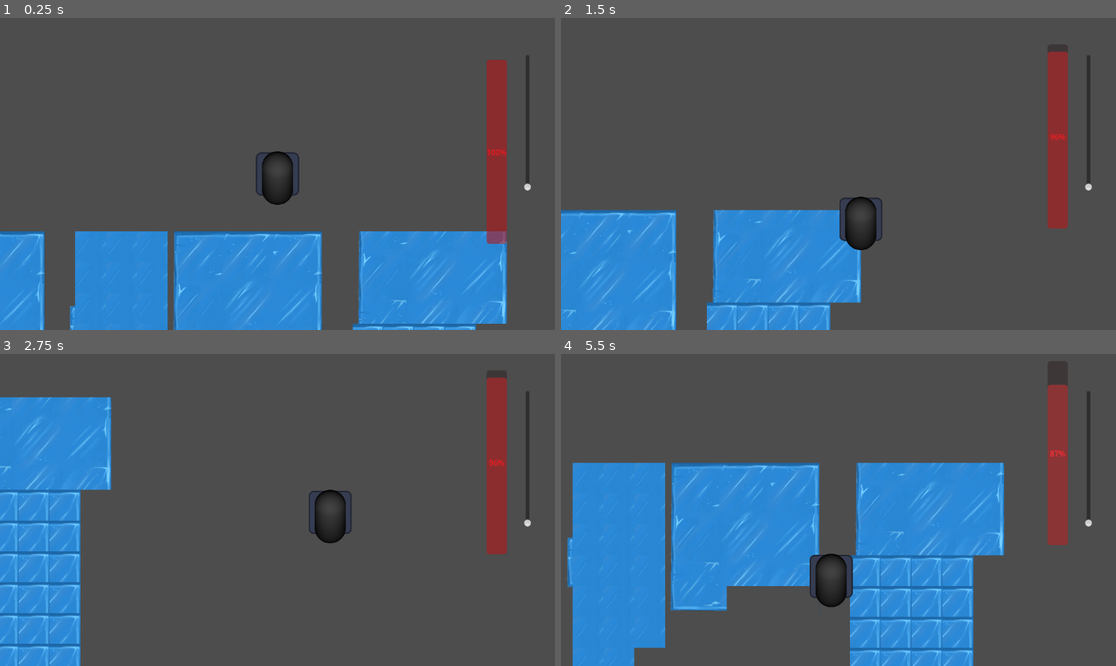
Above: before the commit, frames 1-4 (two rows, left to right).
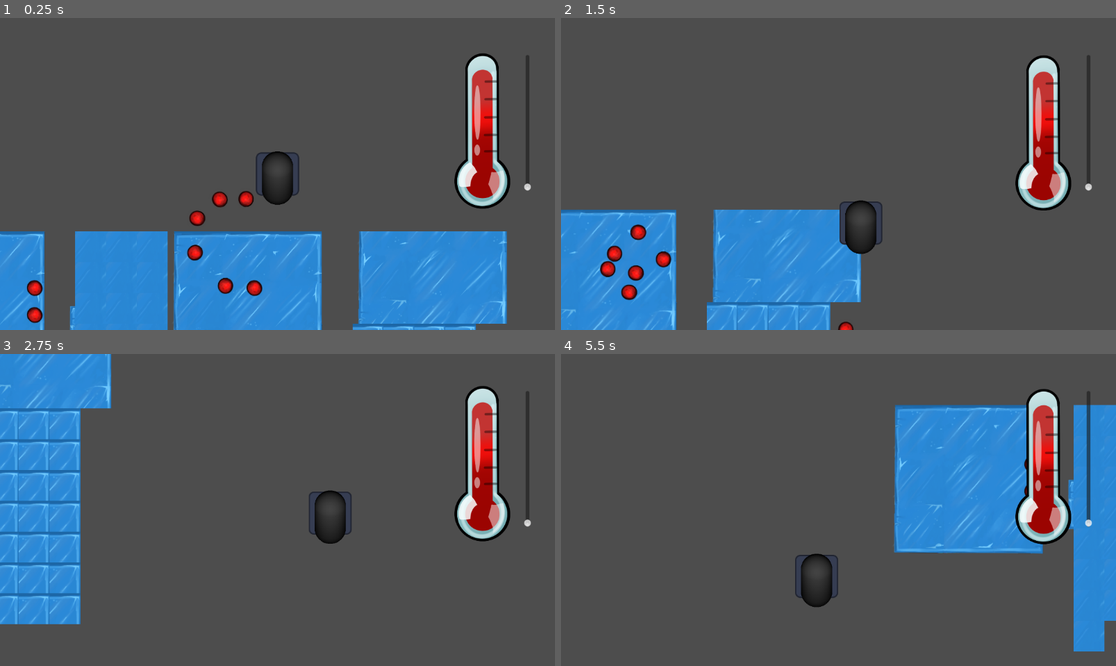
Above: after the commit, the same moments.

Repository: kacher12/peng-win
Game: Godot game, scene res://World.tscn
Two runs of this game, one before a commit and one after it. Both use one fixed random seed, a clock stepped at 60 frames per second and the inputs below. The engine's default icon, where the game draws it, is replaced by a stand-in: a white triangle on a blue panel in a dark square.
Inputs:
- Up to frame 1 (0.25 s): no input
- Up to frame 2 (1.5 s): hold D (right) 0.53-1.28 s; hold Space (dash) 0.53-1.28 s; hold S (down) from 1.28 s (still down); tap Space (dash) at 1.35 s
- Up to frame 3 (2.75 s): release S (down) at 2.03 s; hold D (right) from 2.03 s (still down); hold Space (dash) from 2.03 s (still down)
- Up to frame 4 (5.5 s): release D (right) at 2.78 s; release Space (dash) at 2.78 s; hold W (up) 2.78-3.53 s; tap Space (dash) at 2.85, 4.35 s; hold Space (dash) 3.53-4.28 s; hold A (left) 3.53-5.03 s; hold S (down) from 5.03 s (still down); hold Space (dash) from 5.03 s (still down)

The runs differ from the first frame. In frame 1, 5.2% of the frame differs, in the area x 4-92%, y 11-98%; in frame 2, 5.3%; in frame 3, 13%; in frame 4, 49%, in the area x 1-100%, y 9-100%.

Commit message:
BallCommit
nowa tekstura kulki, naprawienie ze termometr sie rozciagal i nie wracal do starego stanu. wszystkie zmiany napisane ze 100% użyciem sztucznej inteligencji.
Ten commit miał 0% udziału człowieka.
Ten commit został wygenerowany przez komputer pomputer

Diff:
--- a/Autoloads/FX.gd
+++ b/Autoloads/FX.gd
@@ -1,40 +1,72 @@
 extends Node
+
 # JAK NARAZIE TARGETTUJEMY PROGRESSBAR, ALE ZMIENIMY TO NA TEXTUREPROGRESS BAR JAK BEDA GRAFIKII
 # Zmieniamy typ argumentu na Node2D
-func squash_and_stretch(target: ProgressBar) -> void:
-	# Zabezpieczenie przed błędem, gdy obiekt zniknie w trakcie animacji. dzieki gemini!
+func squash_and_stretch(target: TextureProgressBar) -> void:
 	if not is_instance_valid(target) or not target.is_inside_tree():
 		return
 
-	# Zapisujemy oryginalną skalę obiektu (to teraz Vector2)
-	var original_scale = target.scale
+	# 1. Jeśli obiekt ma już przypisanego działającego tweena z tej funkcji - ZABIJMY GO
+	if target.has_meta("fx_tween"):
+		var old_tween = target.get_meta("fx_tween")
+		if is_instance_valid(old_tween) and old_tween.is_running():
+			old_tween.kill()
+
+	# 2. Pobieramy prawdziwą bazową skalę. Jeśli jeszcze jej nie zapisaliśmy, robimy to teraz.
+	var original_scale: Vector2
+	if target.has_meta("base_scale"):
+		original_scale = target.get_meta("base_scale")
+	else:
+		original_scale = target.scale
+		target.set_meta("base_scale", original_scale)
+
+	# Zabezpieczenie: Resetujemy skalę do bazowej przed startem nowej animacji
+	target.scale = original_scale
 
 	var tween = target.create_tween()
+	# Zapamietywanie tweena, aby moc go zniszczyc po koncu animacji. Wtedy pasek zawsze bedzie wracal do stanu przed.
+	target.set_meta("fx_tween", tween)
 
-	#SQUUUASH
-	# Tworzymy Vector2 tylko z osiami X i Y
+	# SQUUUASH
 	var squash_scale = Vector2(original_scale.x * 1.4, original_scale.y * 0.6)
 	tween.tween_property(target, "scale", squash_scale, 0.05).set_trans(Tween.TRANS_SINE).set_ease(Tween.EASE_OUT)
 
 	# STREEEEEEEEEEEETCH
-
 	tween.tween_property(target, "scale", original_scale, 0.5).set_trans(Tween.TRANS_ELASTIC).set_ease(Tween.EASE_OUT)
 
 func pengu_squash_and_stretch(target: CharacterBody2D) -> void:
-	# Zabezpieczenie przed błędem, gdy obiekt zniknie w trakcie animacji. dzieki gemini!
 	if not is_instance_valid(target) or not target.is_inside_tree():
 		return
 
-	# Zapisujemy oryginalną skalę obiektu (to teraz Vector2)
-	var original_scale = target.scale
+	# Dokładnie ta sama logika co wyżej dla Pingwina
+	if target.has_meta("fx_tween"):
+		var old_tween = target.get_meta("fx_tween")
+		if is_instance_valid(old_tween) and old_tween.is_running():
+			old_tween.kill()
+
+	var original_scale: Vector2
+	if target.has_meta("base_scale"):
+		original_scale = target.get_meta("base_scale")
+	else:
+		original_scale = target.scale
+		target.set_meta("base_scale", original_scale)
+
+	target.scale = original_scale
 
 	var tween = target.create_tween()
+	target.set_meta("fx_tween", tween)
 
-	#SQUUUASH
-	# Tworzymy Vector2 tylko z osiami X i Y
+	# SQUUUASH
 	var squash_scale = Vector2(original_scale.x * 1.15, original_scale.y * 0.85)
 	tween.tween_property(target, "scale", squash_scale, 0.05).set_trans(Tween.TRANS_SINE).set_ease(Tween.EASE_OUT)
 
 	# STREEEEEEEEEEEETCH
+	tween.tween_property(target, "scale", original_scale, 0.3).set_trans(Tween.TRANS_ELASTIC).set_ease(Tween.EASE_OUT)
 
-	tween.tween_property(target, "scale", original_scale, 0.3).set_trans(Tween.TRANS_ELASTIC).set_ease(Tween.EASE_OUT)
+static func rotate(node: Area2D, duration_per_turn: float = 2.0) -> Tween:
+	if not is_instance_valid(node):
+		return null
+	var tween = node.create_tween()
+	tween.set_loops()
+	tween.tween_property(node, "rotation", 2 * PI, duration_per_turn).as_relative()
+	return tween
--- a/Bars.tscn
+++ b/Bars.tscn
@@ -1,10 +1,8 @@
 [gd_scene format=3 uid="uid://boqbar4lfvu82"]
 
+[ext_resource type="Texture2D" uid="uid://d2goyq5dbuvu8" path="res://UI/HeatUnder.png" id="1_mbwtm"]
+[ext_resource type="Texture2D" uid="uid://y4pkihd4h6nj" path="res://UI/FullHeat.png" id="2_7l57w"]
 [ext_resource type="Script" uid="uid://bbsh160xotijw" path="res://TempBar.gd" id="2_mbwtm"]
-
-[sub_resource type="Gradient" id="Gradient_e8rgo"]
-offsets = PackedFloat32Array(0.015822785, 0.22468354, 0.42088607, 0.5348101, 0.7753165, 0.9778481)
-colors = PackedColorArray(0.00012591004, 0.513342, 0.9497172, 1, 0.40075552, 0.4862125, 0.91696745, 1, 0.6928586, 0.42036614, 0.86371845, 1, 0.9341654, 0.42390722, 0.40281215, 1, 1.136909, 0.2647526, 0.2784514, 1, 0.9972095, 0.10440897, 0.12908491, 1)
 
 [node name="CanvasLayer" type="CanvasLayer" unique_id=158583930]
 
@@ -14,14 +12,16 @@
 offset_right = 1103.0
 offset_bottom = 359.0
 
-[node name="TempBar" type="ProgressBar" parent="." unique_id=1506780048]
-offset_left = 1010.0
-offset_top = 95.0
-offset_right = 1052.0
-offset_bottom = 477.0
-value = 100.0
+[node name="TempBar" type="TextureProgressBar" parent="." unique_id=1125759294]
+offset_left = 827.0
+offset_top = 48.999985
+offset_right = 1647.0
+offset_bottom = 869.0
+scale = Vector2(0.44000003, 0.44000003)
+max_value = 1300.0
+value = 1300.0
 allow_greater = true
 fill_mode = 3
+texture_under = ExtResource("1_mbwtm")
+texture_progress = ExtResource("2_7l57w")
 script = ExtResource("2_mbwtm")
-lerp_speed = 0.3
-temp_gradient = SubResource("Gradient_e8rgo")
--- a/Pengu.gd
+++ b/Pengu.gd
@@ -3,6 +3,9 @@
 @export var speed = 400
 @export var dash_speed = 1200
 @export var dash_steering = 5.0
+
+# Referencja do mapy (PRZYPISZ W INSPEKTORZE!!!!!!!111)
+@export var tile_map_layer: TileMapLayer
 
 # Parametry czasu dasha
 @export var min_dash_duration = 0.2
@@ -10,6 +13,9 @@
 
 var is_dashing = false
 var dash_timer = 0.0
+
+# Zmienna do przechowywania domyślnej prędkości, aby móc do niej wracać
+@onready var base_speed = speed
 
 func get_input(delta):
 	var input_direction = Input.get_vector("left", "right", "up", "down")
@@ -23,6 +29,10 @@
 	velocity = input_direction * speed
 
 func _physics_process(delta):
+	# 1. Sprawdzamy podłoże ZANIM pobierzemy input,
+	# aby efekt kafelka wpłynął na aktualną klatkę
+	check_current_tile()
+
 	get_input(delta)
 
 	# Logika startu dasha
@@ -31,10 +41,9 @@
 
 	# Logika trwania i kończenia dasha
 	if is_dashing:
-		dash_timer += delta # Zwiększamy licznik ddo czas, który upłynął
+		dash_timer += delta # Zwiększamy licznik do czas, który upłynął
 
-
-		#Maks dash
+		# Maks dash
 		if dash_timer >= max_dash_duration:
 			stop_dash()
 		# 2. Minął minimalny czas (0.2s) i gracz puścił przycisk
@@ -54,3 +63,34 @@
 
 func stop_dash():
 	is_dashing = false
+
+# --- FUNKCJA DO SPRAWDZANIA KAFELKÓW ---
+func check_current_tile():
+	if not tile_map_layer:
+		return # Zabezpieczenie, jeśli zapomnisz przypisać mapę w Inspektorze
+
+	# Zamieniamy pozycję gracza (globalną) na pozycję lokalną TileMapy,
+	# a potem na współrzędne siatki (komórki)
+	var local_pos = tile_map_layer.to_local(global_position)
+	var map_pos = tile_map_layer.local_to_map(local_pos)
+
+	# Pobieramy dane kafelka, na którym stoimy
+	var tile_data = tile_map_layer.get_cell_tile_data(map_pos)
+
+	if tile_data:
+		# Odczytujemy nasze Custom Data o nazwie "tile_effect"
+		var effect = tile_data.get_custom_data("tile_effect")
+
+		# Reagujemy w zależności od efektu
+		match effect:
+			"mud":
+				speed = base_speed * 0.5 # Błoto spowalnia o połowę
+			"boost":
+				speed = base_speed * 2.0 # Pole przyśpieszające
+			"ice":
+				# Tutaj w przyszłości możesz dodać logikę ślizgania
+				speed = base_speed * 10.0
+
+	else:
+		# Gracz jest poza mapą (brak kafelka pod nogami)
+		speed = base_speed
--- a/Pengu.tscn
+++ b/Pengu.tscn
@@ -16,6 +16,8 @@
 collision_layer = 3
 collision_mask = 3
 script = ExtResource("1_ryw4k")
+dash_speed = 900
+dash_steering = 20.0
 
 [node name="Camera2D" type="Camera2D" parent="." unique_id=1841463969]
 scale = Vector2(1.4285713, 1.4285713)
--- a/TempBar.gd
+++ b/TempBar.gd
@@ -1,29 +1,25 @@
-extends ProgressBar
+extends TextureProgressBar
 
 var timer: Timer
 
-# --- NOWE ZMIENNE DO ANIMACJI ---
-var base_position: Vector2 # Zapiszemy tu oryginalną pozycję paska
-var max_temp_offset: float
-@export var float_speed: float = 3.0       # Szybkość falowania góra-dół
-@export var float_amplitude: float = 5.0   # Zasięg falowania (w pikselach)
-@export var lerp_speed: float = 5.0        # Prędkość płynnego dojeżdżania do celu (im więcej, tym szybciej)
+# --- ZMIENNE DO ANIMACJI LEWITACJI ---
+var base_position: Vector2
+@export var float_speed: float = 3.0       # Szybkość falowania
+@export var float_amplitude: float = 10.0   # Zasięg falowania (zwiększyłem z 1.0 na 10.0, żeby efekt był widoczny)
+@export var lerp_speed: float = 5.0        # Płynność ruchu
 @export var temp_gradient: Gradient
 
-func _ready() -> void: # zaczęło się!
+func _ready() -> void:
 	HeatSignals.on_heat_added.connect(_add_value)
 
 	timer = Timer.new()
-	timer.wait_time = 0.3
+	timer.wait_time = 0.01
 	timer.autostart = true
 	timer.timeout.connect(_on_timer_timeout)
 	add_child(timer)
 
-	# 1. Zapisujemy pozycję startową paska, by wiedzieć gdzie jest środek
+	# Zapisujemy pozycję startową
 	base_position = position
-
-	#maksymalnie może przesunac sie o 30% w góre/ w dół
-	max_temp_offset = size.y * 0.3
 
 func _add_value(amount):
 	value += amount
@@ -33,31 +29,22 @@
 	if value > 0:
 		value -= 1
 	else:
-		# skończyło się
 		timer.stop()
 
+func _process(delta: float) -> void:
+	# 1. Obliczamy czas dla funkcji sinus (używamy delta lub ticks)
+	var time = Time.get_ticks_msec() / 1000.0
 
-
-func _process(delta: float) -> void:
-
-	# Sprowadzamy wartość 0-100 do proporcji od -1.0 (zimno) do 1.0 (gorąco).
-	var temp_ratio = (value - 50.0) / 50
-
-	# W Godocie oś Y rośnie w dół. Więc jeśli gorąco (temp_ratio = 1), to chcemy
-	# iść W GÓRĘ (ujemne Y). Dlatego dajemy minus przed temp_ratio.
-	var target_temp_offset = -temp_ratio * max_temp_offset
-
-	var time = Time.get_ticks_msec()/1000 # to może ZNISZCZYĆ optymalność
-
-	# Time.get_ticks_msec() daje nam ciągły czas gry. Sinus zamienia to w falę.
-
+	# 2. Obliczamy tylko efekt falowania (sinusoida)
 	var hover_offset = sin(time * float_speed) * float_amplitude
 
-	# KROK 3: Łączymy pozycję bazową, wychylenie temperatury i lewitację.
-	var target_y = base_position.y + target_temp_offset + hover_offset
+	# 3. Cel to pozycja bazowa + offset z falowania
+	var target_y = base_position.y + hover_offset
 
-	# KROK 4: Płynnie przesuwamy pasek (lerp działa jak niekończący się Tween).
+	# 4. Płynne przemieszczenie do celu
 	position.y = lerp(position.y, target_y, delta * lerp_speed)
+
+	# Kolorowanie paska na podstawie Gradientu (jeśli jest przypisany)
 	if temp_gradient != null:
 		var percent = value / max_value
 		self_modulate = temp_gradient.sample(percent)
--- a/World.tscn
+++ b/World.tscn
@@ -28,35 +28,62 @@
 3:5/0 = 0
 4:5/0 = 0
 4:8/0 = 0
+4:8/0/custom_data_0 = "ice"
 4:7/0 = 0
+4:7/0/custom_data_0 = "ice"
 5:7/0 = 0
 5:8/0 = 0
 4:9/0 = 0
+4:9/0/custom_data_0 = "ice"
 4:10/0 = 0
+4:10/0/custom_data_0 = "ice"
 5:10/0 = 0
+5:10/0/custom_data_0 = "ice"
 5:9/0 = 0
 4:11/0 = 0
+4:11/0/custom_data_0 = "ice"
 1:7/0 = 0
+1:7/0/custom_data_0 = "ice"
 2:7/0 = 0
+2:7/0/custom_data_0 = "ice"
 3:7/0 = 0
+3:7/0/custom_data_0 = "ice"
 1:8/0 = 0
+1:8/0/custom_data_0 = "ice"
 2:8/0 = 0
+2:8/0/custom_data_0 = "ice"
 3:8/0 = 0
+3:8/0/custom_data_0 = "ice"
 3:9/0 = 0
+3:9/0/custom_data_0 = "ice"
 2:9/0 = 0
+2:9/0/custom_data_0 = "ice"
 1:9/0 = 0
+1:9/0/custom_data_0 = "ice"
 1:10/0 = 0
+1:10/0/custom_data_0 = "ice"
 3:10/0 = 0
+3:10/0/custom_data_0 = "ice"
 3:11/0 = 0
+3:11/0/custom_data_0 = "ice"
 2:11/0 = 0
+2:11/0/custom_data_0 = "ice"
 2:10/0 = 0
+2:10/0/custom_data_0 = "ice"
 1:11/0 = 0
+1:11/0/custom_data_0 = "ice"
 0:11/0 = 0
+0:11/0/custom_data_0 = "ice"
 0:10/0 = 0
+0:10/0/custom_data_0 = "ice"
 0:9/0 = 0
+0:9/0/custom_data_0 = "ice"
 0:8/0 = 0
+0:8/0/custom_data_0 = "ice"
 0:7/0 = 0
+0:7/0/custom_data_0 = "ice"
 5:11/0 = 0
+5:11/0/custom_data_0 = "ice"
 6:9/0 = 0
 8:9/0 = 0
 7:9/0 = 0
@@ -85,6 +112,8 @@
 physics_layer_0/collision_mask = 3
 physics_layer_0/physics_material = SubResource("PhysicsMaterial_bcbcq")
 terrain_set_0/mode = 0
+custom_data_layer_0/name = "tile_effect"
+custom_data_layer_0/type = 4
 sources/2 = SubResource("TileSetAtlasSource_js7pq")
 
 [node name="Node2D" type="Node2D" unique_id=1273529827]
@@ -97,12 +126,6 @@
 
 [node name="HeatBall2" parent="." unique_id=2087693399 instance=ExtResource("3_bcbcq")]
 position = Vector2(610, -74)
-
-[node name="HeatBall3" parent="." unique_id=168819961 instance=ExtResource("3_bcbcq")]
-position = Vector2(-326, 95)
-
-[node name="HeatBall" parent="HeatBall3" unique_id=340607756 instance=ExtResource("3_bcbcq")]
-position = Vector2(-9, -88)
 
 [node name="TileMap" type="TileMapLayer" parent="." unique_id=1826270258]
 position = Vector2(0, -1)
@@ -117,10 +140,26 @@
 [node name="HeatBall5" parent="." unique_id=733846179 instance=ExtResource("3_bcbcq")]
 position = Vector2(-340, -200)
 
-[node name="Pengu" parent="." unique_id=551118758 instance=ExtResource("1_c6gwx")]
+[node name="Pengu" parent="." unique_id=551118758 node_paths=PackedStringArray("tile_map_layer") instance=ExtResource("1_c6gwx")]
 position = Vector2(164, -440)
 floor_block_on_wall = false
 safe_margin = 0.8
-dash_speed = 900
-dash_steering = 8.0
-min_dash_duration = 0.1
+tile_map_layer = NodePath("../TileMap")
+
+[node name="HeatBall3" parent="." unique_id=168819961 instance=ExtResource("3_bcbcq")]
+position = Vector2(116, -200)
+
+[node name="HeatBall" parent="HeatBall3" unique_id=340607756 instance=ExtResource("3_bcbcq")]
+position = Vector2(-48, 40)
+
+[node name="HeatBall" parent="HeatBall3/HeatBall" unique_id=1055125251 instance=ExtResource("3_bcbcq")]
+position = Vector2(-71, 64)
+
+[node name="HeatBall" parent="HeatBall3/HeatBall/HeatBall" unique_id=1155347671 instance=ExtResource("3_bcbcq")]
+position = Vector2(-56, 48)
+
+[node name="HeatBall" parent="HeatBall3/HeatBall/HeatBall/HeatBall" unique_id=40648542 instance=ExtResource("3_bcbcq")]
+position = Vector2(-49, 40)
+
+[node name="HeatBall" parent="HeatBall3/HeatBall/HeatBall/HeatBall/HeatBall" unique_id=1203378567 instance=ExtResource("3_bcbcq")]
+position = Vector2(-40, 40)
--- a/pickups/HeatBall.gd
+++ b/pickups/HeatBall.gd
@@ -1,15 +1,15 @@
 extends Area2D
 
 func _ready() -> void: #zaczelo sie
-	body_entered.connect(_on_body_entered)
 
+	FX.rotate(self)
 func _on_body_entered(body: Node) -> void:
 
 	if body.is_in_group("player"):
 
 
 		# Wywoływanie autoload'a HeatSignals z folderu Autoloads
-		HeatSignals.on_heat_added.emit(5)
+		HeatSignals.on_heat_added.emit(100)
 
 		FX.pengu_squash_and_stretch(body)
 		# skonczylo sie
--- a/pickups/HeatBall.tscn
+++ b/pickups/HeatBall.tscn
@@ -1,29 +1,10 @@
 [gd_scene format=3 uid="uid://dtgvcmnqa86bk"]
 
 [ext_resource type="Script" uid="uid://d3rf83gisdabi" path="res://pickups/HeatBall.gd" id="1_qnd70"]
+[ext_resource type="Texture2D" uid="uid://76fyhx5j4swo" path="res://pickups/HeatBall.png" id="2_qnd70"]
 
-[sub_resource type="SpriteFrames" id="SpriteFrames_cvqcf"]
-animations = [{
-"frames": [],
-"loop": true,
-"name": &"default",
-"speed": 5.0
-}, {
-"frames": [],
-"loop": true,
-"name": &"new_animation",
-"speed": 5.0
-}]
-
-[sub_resource type="Animation" id="Animation_qnd70"]
-resource_name = "kulkas"
-
-[sub_resource type="AnimationLibrary" id="AnimationLibrary_5lg20"]
-_data = {
-&"kulkas": SubResource("Animation_qnd70")
-}
-
-[sub_resource type="RectangleShape2D" id="RectangleShape2D_2i03x"]
+[sub_resource type="CircleShape2D" id="CircleShape2D_qnd70"]
+radius = 25.96151
 
 [sub_resource type="SpriteFrames" id="SpriteFrames_qnd70"]
 animations = [{
@@ -42,18 +23,15 @@
 collision_mask = 3
 script = ExtResource("1_qnd70")
 
-[node name="Sprite2D" type="AnimatedSprite2D" parent="." unique_id=1525554931]
-position = Vector2(2, 0)
-scale = Vector2(0.1796875, 0.15234375)
-sprite_frames = SubResource("SpriteFrames_cvqcf")
-animation = &"new_animation"
-
-[node name="AnimationPlayer" type="AnimationPlayer" parent="Sprite2D" unique_id=1515897455]
-libraries/ = SubResource("AnimationLibrary_5lg20")
+[node name="Sprite2D" type="Sprite2D" parent="." unique_id=210534366]
+position = Vector2(-1.2910175, -1.3601751)
+scale = Vector2(0.050931983, 0.049158745)
+texture = ExtResource("2_qnd70")
 
 [node name="CollisionShape2D" type="CollisionShape2D" parent="." unique_id=493861817]
-position = Vector2(2, 0)
-shape = SubResource("RectangleShape2D_2i03x")
+position = Vector2(-0.58203316, -0.83558273)
+scale = Vector2(0.6800002, 0.6800002)
+shape = SubResource("CircleShape2D_qnd70")
 
 [node name="Kulkaa" type="AnimatedSprite2D" parent="." unique_id=916361982]
 visibility_layer = 33
Binary file added: UI/FullHeat.png
Not shown, added: UI/FullHeat.png.import
Binary file added: UI/HeatUnder.png
Not shown, added: UI/HeatUnder.png.import
Binary file added: pickups/HeatBall.png
Not shown, added: pickups/HeatBall.png.import
Not shown, added: Bars.tscn491655792.tmp
